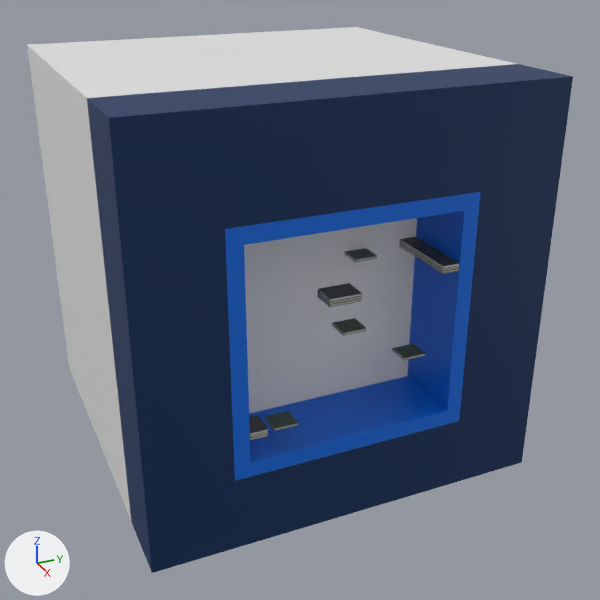
The glTF model models/import/fase3glbs/face3D.glb: old version first, new version second.
Rendered twice from a camera (50 mm lens) standing at (958.0, -963.0, 1157.0) and looking at (19.0, -540.0, 687.0). The axes (+X, +Y, +Z) are drawn at lower left. The lights are the same throughout. The older version comes first. Where no turn or scale is listed for an object, it has been applied to the vertices.

The first picture shows 'PlanoTrue-col.005', 'livros.079-col.007', 'livros.079-col.008', 'livros.079-col.009', 'livrosSTACK-col.009', 'livrosSTACK-col.010', 'paredeTRUETRUE-col.005', 'pedaco-col' and 2 more.
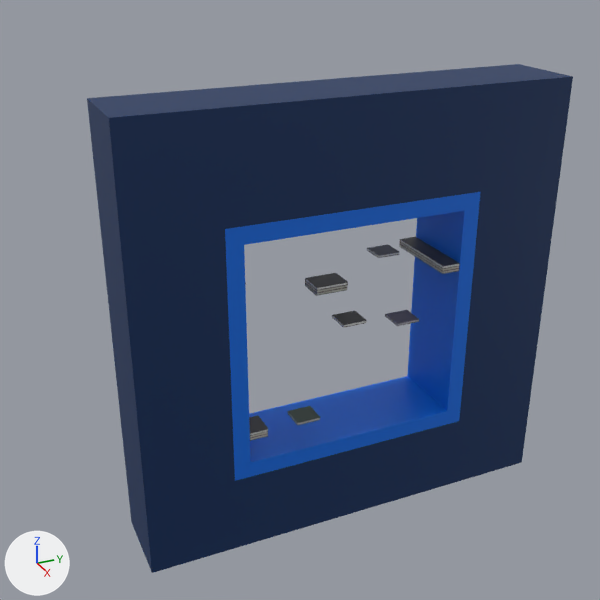
Patch to the scene script:
```diff
--- a/models/import/fase3glbs/face3D.glb.py
+++ b/models/import/fase3glbs/face3D.glb.py
@@ ob_livros_079_col_007 @@
 ob_livros_079_col_007 = bpy.data.objects.new('livros.079-col.007', me_cube_043)
-ob_livros_079_col_007.location = (211.0, -569.0, 742.0)
+ob_livros_079_col_007.location = (211.0, -569.0, 752.0)
@@ ob_livros_079_col_008 @@
 ob_livros_079_col_008 = bpy.data.objects.new('livros.079-col.008', me_cube_044)
-ob_livros_079_col_008.location = (211.0, -488.0, 693.0)
+ob_livros_079_col_008.location = (211.0, -500.0, 740.0)
@@ ob_livros_079_col_009 @@
 ob_livros_079_col_009 = bpy.data.objects.new('livros.079-col.009', me_cube_046)
-ob_livros_079_col_009.location = (144.0, -521.0, 797.0)
+ob_livros_079_col_009.location = (144.0, -490.0, 797.0)
@@ ob_livrosstack_col_010 @@
 ob_livrosstack_col_010 = bpy.data.objects.new('livrosSTACK-col.010', me_cube_049)
-ob_livrosstack_col_010.location = (210.0, -582.0, 783.0)
+ob_livrosstack_col_010.location = (176.0, -582.0, 783.0)
@@ ob_pedaco_col @@
-ob_pedaco_col = bpy.data.objects.new('pedaco-col', me_plano)
-ob_pedaco_col.location = (137.0, -504.0, 688.0)
```

Location of each change, [x1, y1, x2, y2] in pixels of the pictures (600 x 600 px):
'pedaco-col', deleted
    before: [27, 27, 516, 520]
'livrosSTACK-col.010', moved
    before: [317, 283, 362, 307]
    after: [305, 273, 348, 296]
'livros.079-col.008', moved
    before: [392, 344, 426, 361]
    after: [385, 310, 419, 326]
'livros.079-col.007', moved
    before: [332, 318, 366, 335]
    after: [332, 311, 367, 328]
'livros.079-col.009', moved
    before: [344, 248, 377, 262]
    after: [367, 245, 400, 258]
